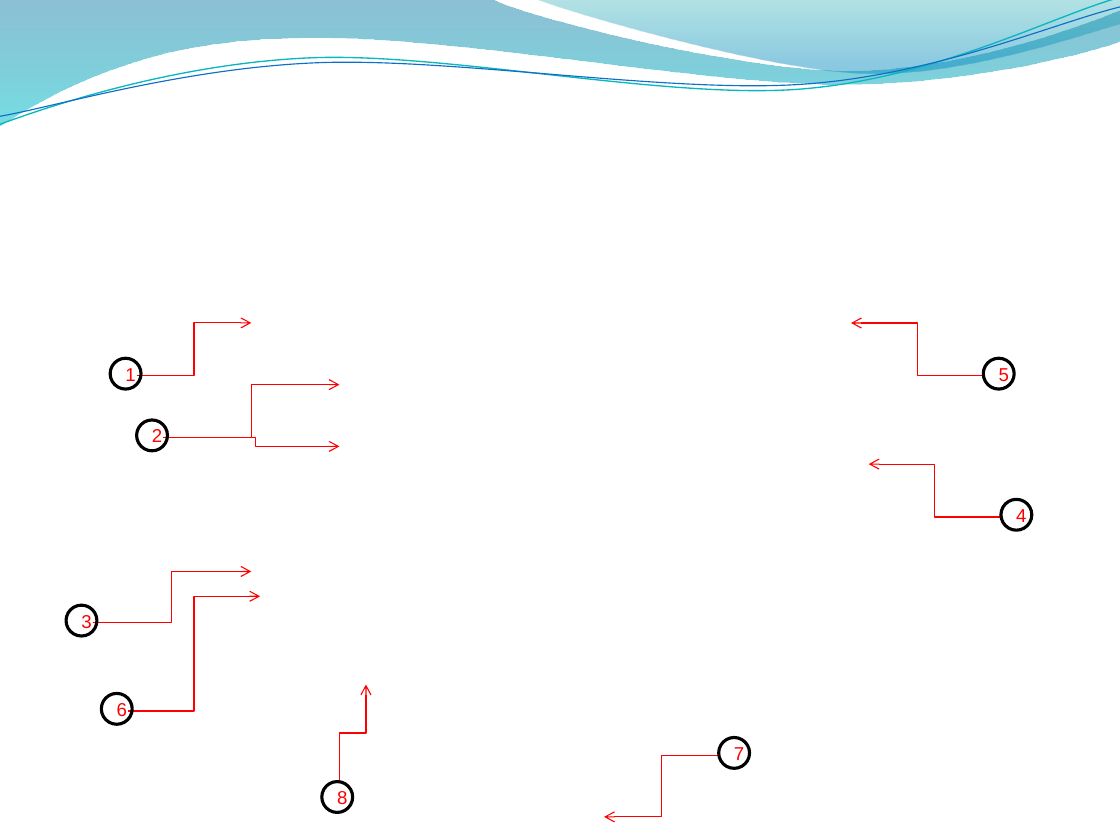
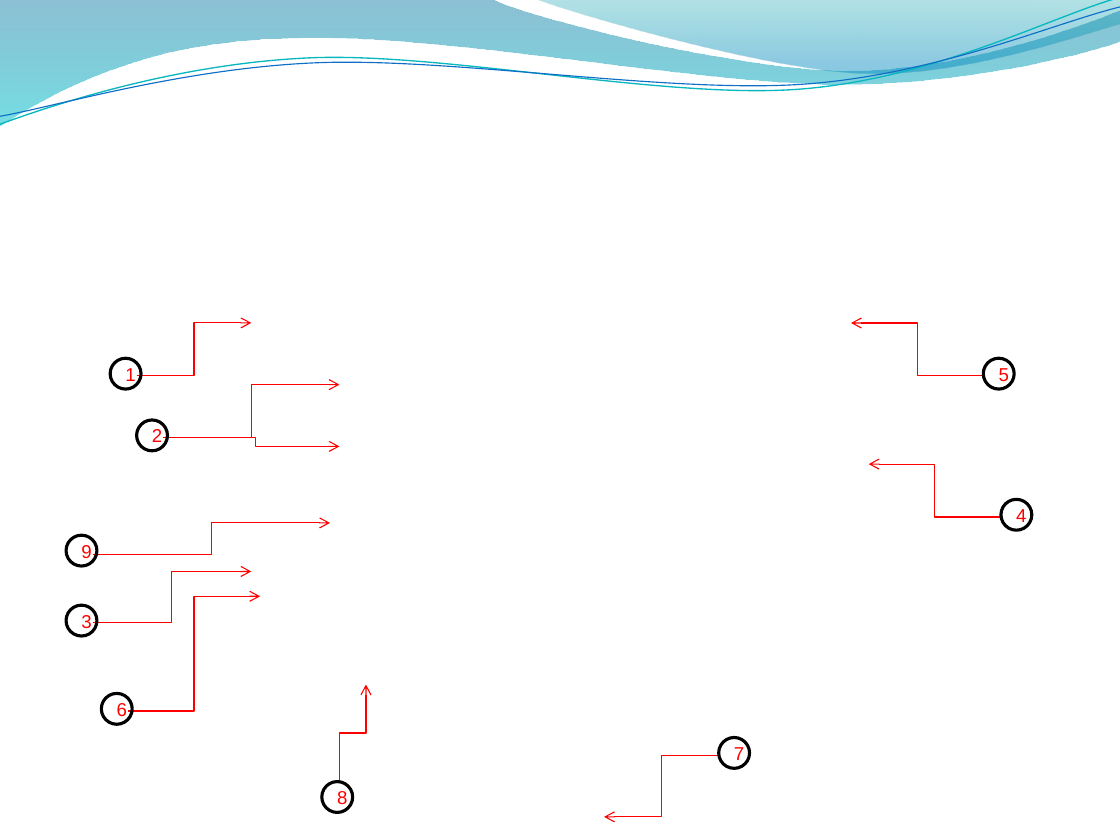
Before and after one commit to Jyotis1996/jyo, a slide deck: slide 9 of PPT By Jyoti.pptx. Drawn at 1120x840 pixels with LibreOffice and Linux fonts; fonts in the diff are those of the drawing; background and template pictures are left out. Boxes give left, top, right and bottom in pixels: in the first picture for what was removed or moved away, otherwise in the second. Text is boxed around its words. In the diff, an @@ line names an element or a change of style, - is before the commit and + after.

```diff
--- a/PPT By Jyoti.pptx
+++ b/PPT By Jyoti.pptx
@@ ellipse added at (66, 535, 97, 567), outline #000000 2 pt, 12 pt, text #FF0000 @@
+9
@@ elbow arrow added from (93, 554) to (330, 523), #FF0000 0.75 pt @@
```
Also in this commit, not shown: 1 other slide changed, 1 slide added.
